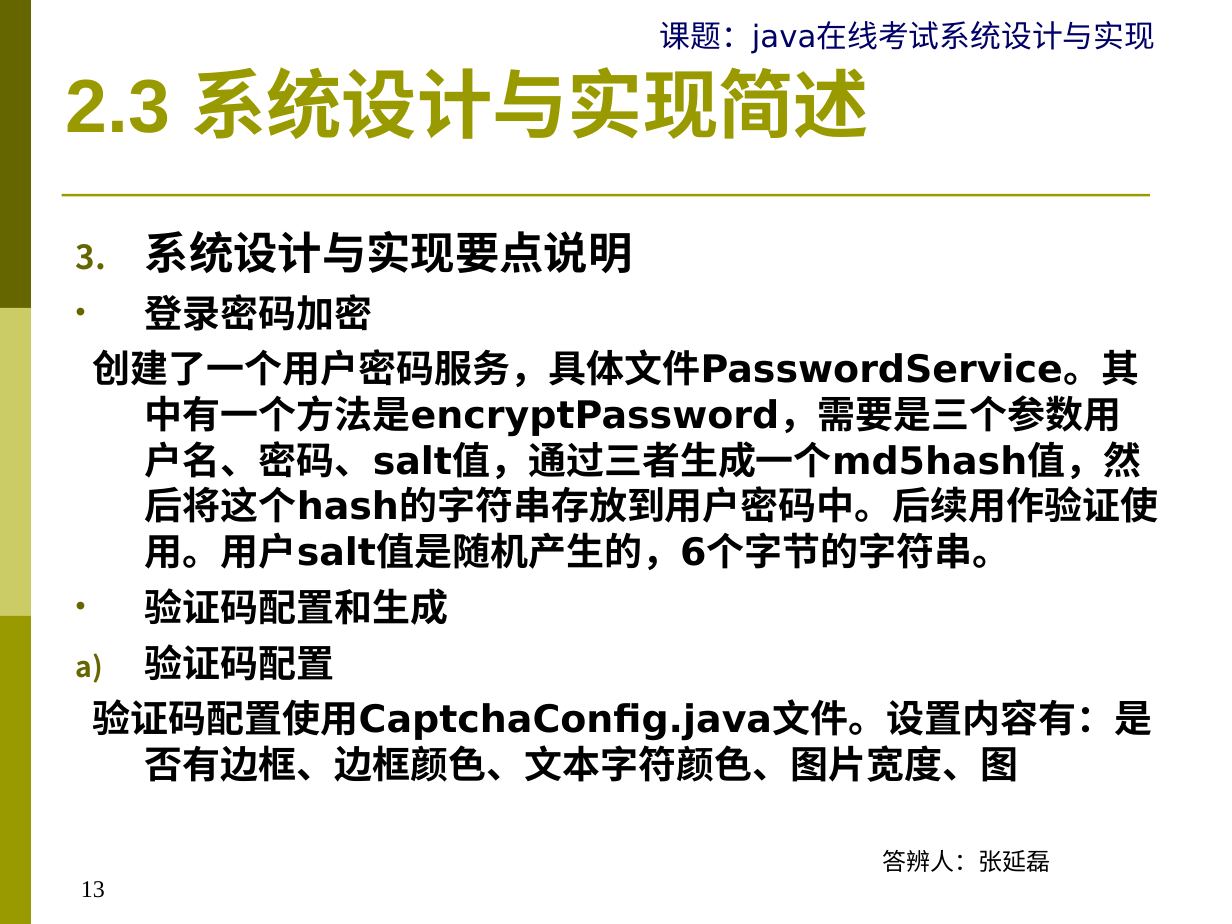
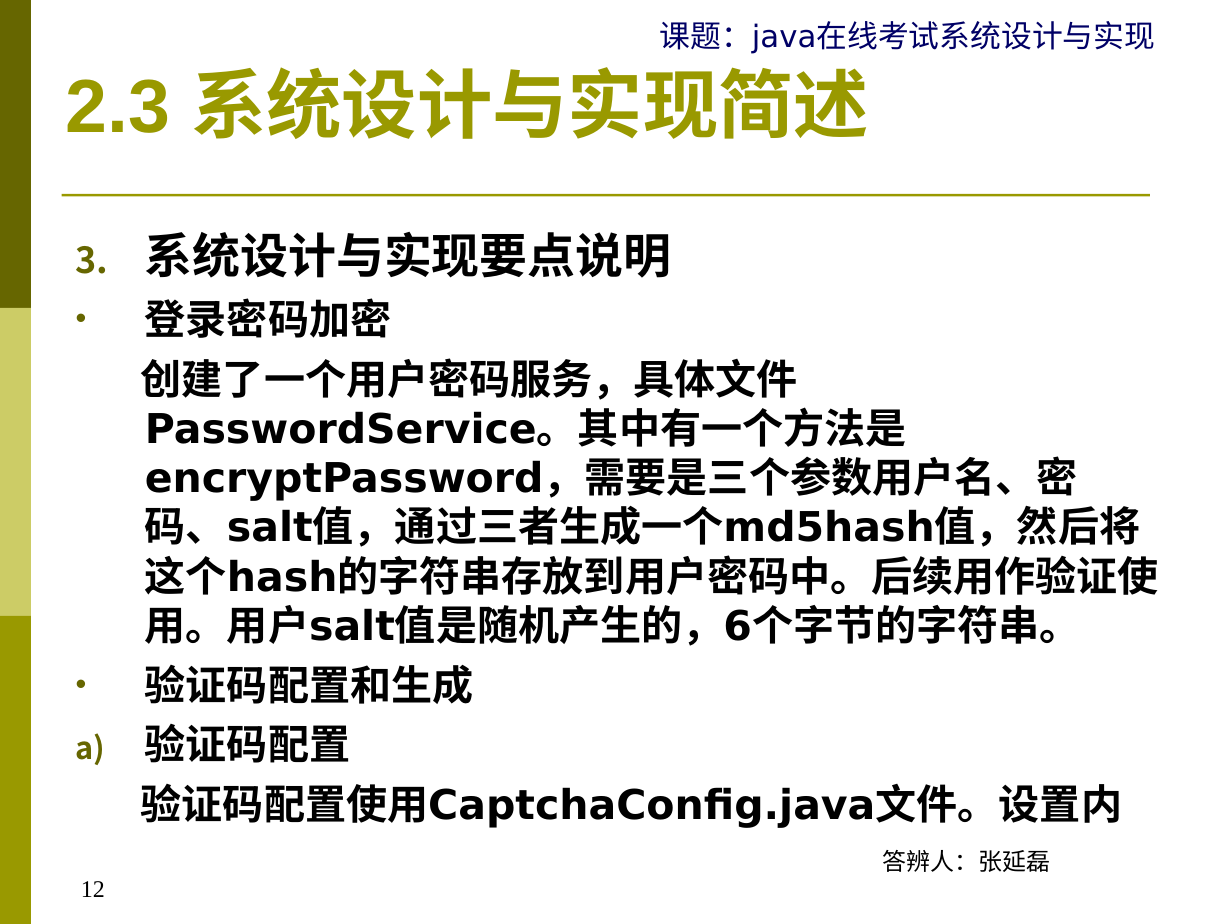
Before and after one commit to zhangylz/sudaonlineexambase, a slide deck: slide 12 of document/YB17270520059张延磊-Java在线考试系统设计与实现V1-20190508.ppt (slide 13 before the commit). Drawn at 1232x924 pixels with LibreOffice and Linux fonts; fonts in the diff are those of the drawing. Boxes give left, top, right and bottom in pixels: in the first picture for what was removed or moved away, otherwise in the second. Text is boxed around its words. In the diff, an @@ line names an element or a change of style, - is before the commit and + after.

```diff
--- a/document/YB17270520059张延磊-Java在线考试系统设计与实现V1-20190508.ppt
+++ b/document/YB17270520059张延磊-Java在线考试系统设计与实现V1-20190508.ppt
@@ text at bbox=[141, 232, 1159, 763]: size 25.9 to 28 pt in "系统设计与实现要点说明"; size 22.2 to 24 pt in "登录密码加密", "创建了一个用户密码服务，具体文件PasswordService。其中有一个方法是encryptPassword，需要是三 ...", "验证码配置和生成", "验证码配置" @@
@@ text at bbox=[141, 784, 1122, 828]: text changed; size 22.2 to 24 pt @@
-验证码配置使用CaptchaConfig.java文件。设置内容有：是否有边框、边框颜色、文本字符颜色、图片宽度、图
+验证码配置使用CaptchaConfig.java文件。设置内
@@ page number at bbox=[81, 881, 105, 897]: text changed @@
-13
+12
```
Also in this commit, not shown: 16 other slides changed, 1 slide removed, 1 other file.
